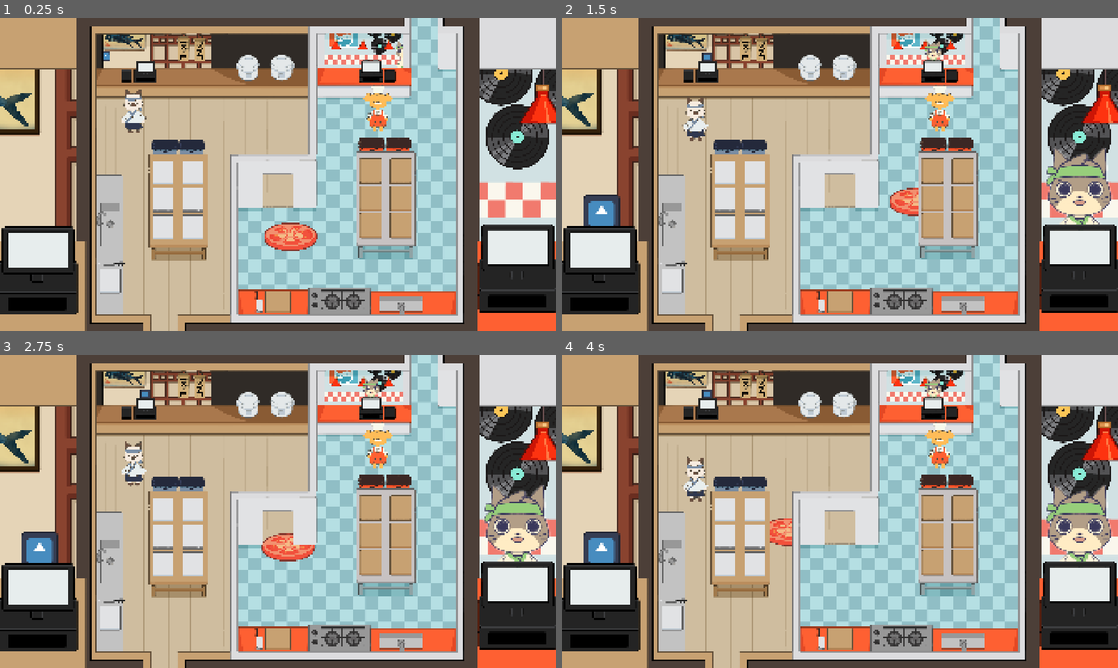
Above: before the commit, frames 1-4 (two rows, left to right).
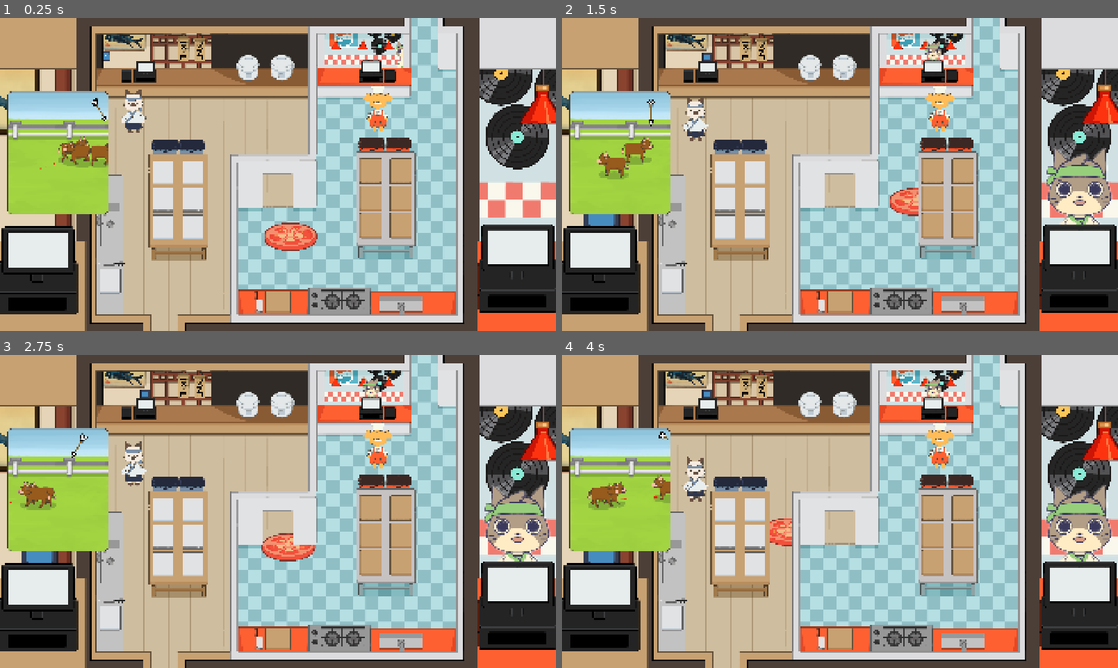
Above: after the commit, the same moments.

Repository: Haileyliuu/CookingGame
Game: Godot game, scene res://Scenes/main.tscn
Two runs of this game, one before a commit and one after it. Both use one fixed random seed, a clock stepped at 60 frames per second and the inputs below. The engine's default icon, where the game draws it, is replaced by a stand-in: a white triangle on a blue panel in a dark square.
Inputs (mouse positions are in pixels of both pictures, inside the frame that each line leads up to):
- Up to frame 1 (0.25 s): no input
- Up to frame 2 (1.5 s): move the mouse to (962, 158) at 0.52 s; hold E (cat_select) 0.53-1.28 s; tap S (cat_chop) at 0.77 s; move the mouse to (728, 190) at 1.27 s; tap Shift (dog_select) at 1.35 s
- Up to frame 3 (2.75 s): tap S (cat_chop) at 1.52 s; move the mouse to (333, 442) at 2.02 s; hold E (cat_select) from 2.03 s (still down)
- Up to frame 4 (4 s): move the mouse to (812, 574) at 2.77 s; release E (cat_select) at 2.78 s; tap Shift (dog_select) at 2.85 s; tap S (cat_chop) at 3.02, 3.77 s; move the mouse to (1006, 558) at 3.52 s; hold E (cat_select) from 3.53 s (still down)

The runs differ from the first frame. In frame 1, 7.1% of the frame differs, in the area x 1-20%, y 23-63%; in frame 2, 7.0%; in frame 3, 7.2%; in frame 4, 7.1%.

Commit message:
actually hunting game in main

Diff:
--- a/cooking-game/Scenes/main.tscn
+++ b/cooking-game/Scenes/main.tscn
@@ -26,14 +26,15 @@
 [ext_resource type="Texture2D" uid="uid://dg6nbk3dhtaad" path="res://Art/Game Backgroud Layers/Objects/CatRiceCooker.png" id="17_ee4r6"]
 [ext_resource type="Texture2D" uid="uid://bmrtjtis27y7p" path="res://Art/Game Backgroud Layers/Objects/DogRegister.png" id="17_kltya"]
 [ext_resource type="Texture2D" uid="uid://cgg0wvuh3c0xc" path="res://Art/Game Backgroud Layers/Objects/DogCutting.png" id="18_6vcvc"]
-[ext_resource type="Script" uid="uid://brd4quhk5ewlb" path="res://Scripts/register.gd" id="18_neg2b"]
-[ext_resource type="PackedScene" uid="uid://dhctv8uhacjht" path="res://Scenes/Minigames/sabotoge/cockroach.tscn" id="20_hibaj"]
+[ext_resource type="Script" path="res://Scripts/register.gd" id="18_neg2b"]
+[ext_resource type="PackedScene" path="res://Scenes/Minigames/sabotoge/cockroach.tscn" id="20_hibaj"]
 [ext_resource type="Texture2D" uid="uid://dhgrtmq8el1l7" path="res://Art/Game Backgroud Layers/Objects/CatTrash.png" id="22_e08e2"]
 [ext_resource type="Texture2D" uid="uid://mfhlqvsablvc" path="res://Art/Game Backgroud Layers/Objects/DogTrash.png" id="24_neg2b"]
 [ext_resource type="PackedScene" uid="uid://mr37hgxs68up" path="res://Scenes/Objects/CounterSpots.tscn" id="25_cbgmd"]
 [ext_resource type="PackedScene" uid="uid://rlbvus4vqqeg" path="res://Scenes/Minigames/assembly_minigame/minigame_assembly.tscn" id="25_u50mg"]
 [ext_resource type="Theme" uid="uid://doas8v4v842gq" path="res://Shaders/roundEdges.theme" id="26_1w6v2"]
 [ext_resource type="Theme" uid="uid://bgtfhfueyd8yw" path="res://Shaders/border.theme" id="28_ueoa1"]
+[ext_resource type="PackedScene" uid="uid://cep6yw4yogs7" path="res://Scenes/Minigames/hunting_minigame/minigame_hunting.tscn" id="35_r33sp"]
 
 [sub_resource type="CanvasItemMaterial" id="CanvasItemMaterial_ee4r6"]
 blend_mode = 3
@@ -298,6 +299,33 @@
 [node name="SushiCat" parent="Y-sort" instance=ExtResource("2_h7nwh")]
 unique_name_in_owner = true
 position = Vector2(461, 369)
+
+[node name="CatHuntingGame" type="Panel" parent="."]
+clip_children = 2
+offset_left = 25.0
+offset_top = 253.0
+offset_right = 725.0
+offset_bottom = 1103.0
+scale = Vector2(0.5, 0.5)
+theme = ExtResource("26_1w6v2")
+
+[node name="SubViewportContainer" type="SubViewportContainer" parent="CatHuntingGame"]
+layout_mode = 0
+offset_right = 700.0
+offset_bottom = 800.0
+
+[node name="SubViewport" type="SubViewport" parent="CatHuntingGame/SubViewportContainer"]
+handle_input_locally = false
+size = Vector2i(700, 850)
+render_target_update_mode = 4
+
+[node name="MinigameHunting" parent="CatHuntingGame/SubViewportContainer/SubViewport" instance=ExtResource("35_r33sp")]
+
+[node name="Border" type="Panel" parent="CatHuntingGame"]
+layout_mode = 0
+offset_right = 700.0
+offset_bottom = 850.0
+theme = ExtResource("28_ueoa1")
 
 [node name="CatAssemblyGame" type="Panel" parent="."]
 visible = false
Not shown: 1 places in cooking-game/Scenes/main.tscn that only renumber resources
Binary file changed: cooking-game/Shaders/border.theme
Binary file changed: cooking-game/Shaders/roundEdges.theme
